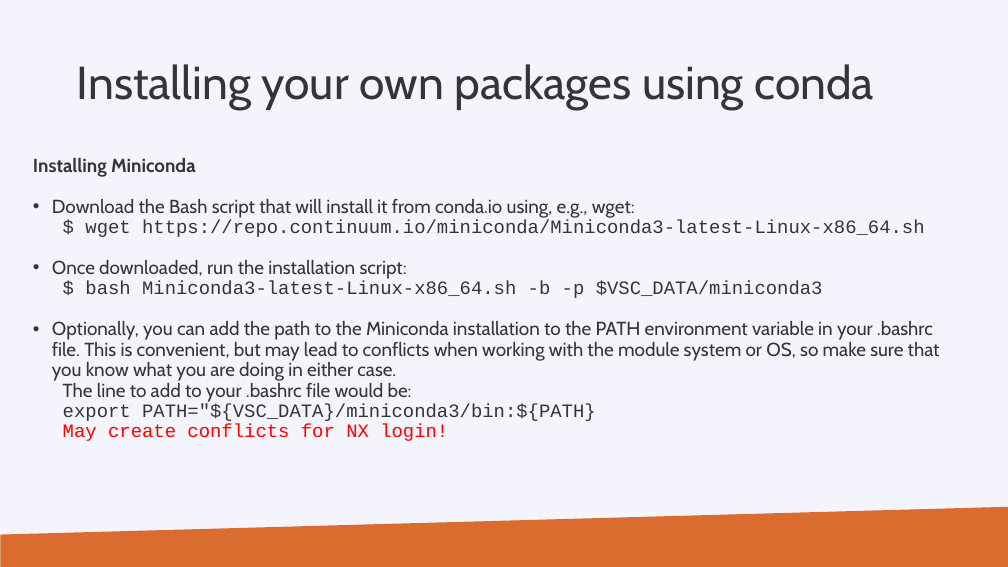
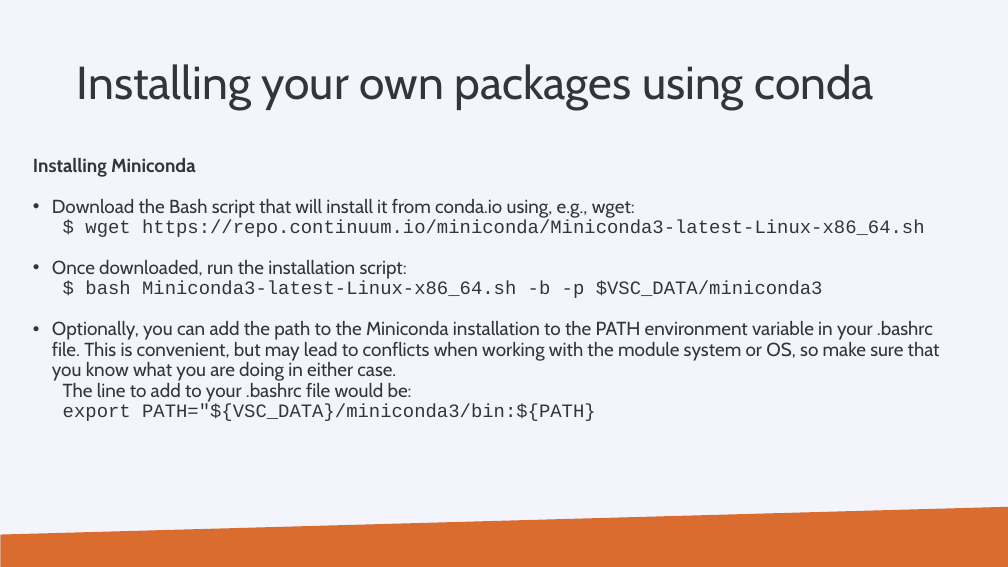
Before and after one commit to hpcleuven/Linux-for-HPC, a slide deck: slide 124 of Linux for HPC.pptx. Drawn at 1008x567 pixels with LibreOffice and Linux fonts; fonts in the diff are those of the drawing; background and template pictures are left out. Boxes give left, top, right and bottom in pixels: in the first picture for what was removed or moved away, otherwise in the second. Text is boxed around its words. In the diff, an @@ line names an element or a change of style, - is before the commit and + after.

```diff
--- a/Linux for HPC.pptx
+++ b/Linux for HPC.pptx
@@ text at bbox=[63, 424, 448, 441]: paragraph removed @@
-  May create conflicts for NX login!
```
Also in this commit, not shown: 4 other slides changed, 1 other file.
